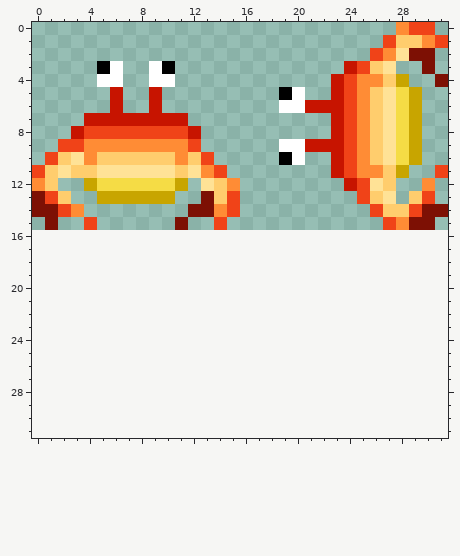
Pixel-art file -- enemies.aseprite. The picture above is the old version.
32x16 pixels, 1 frame. The old version is drawn lined up with the new one, on the new canvas.
After the commit:
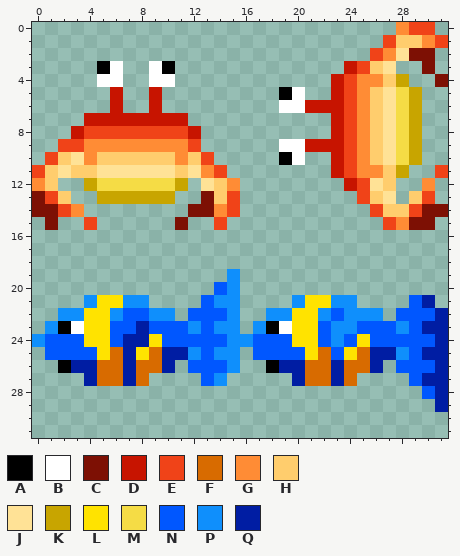
Palette (. is transparent): A #000000  B #ffffff  C #7d1004  D #c71400  E #f04318  F #d86b00  G #ff8c35  H #ffcd6d  J #ffe296  K #c8a500  L #ffe300  M #f5dc45  N #0057ff  P #0f8ffc  Q #001da3
Difference:
canvas 32x16 -> 32x32
The author put colour A in row 23 at x 2 and 18; in row 26 at x 2 and 18.
The author put colour B in row 23 at x 3 and 19.
The author put colour F in row 25 at x 6, 9, 22 and 25; in row 26 at x 5 to 6, 8 to 9, 21 to 22 and 24 to 25; in row 27 at x 5 to 6, 8, 21 to 22 and 24.
The author put colour L in row 21 at x 5 to 6 and 21 to 22; in rows 22 to 23 at x 4 to 5 and 20 to 21; in row 24 at x 4 to 5, 9, 20 to 21 and 25; in row 25 at x 5, 8, 21 and 24.
The author put colour N in row 20 at x 14; in row 21 at x 13 and 29; in row 22 at x 7 to 8, 12 to 14, 23 and 28 to 30; in row 23 at x 6 to 7, 9 to 11, 13, 22, 25 to 27 and 29; in row 24 at x 1 to 3, 6, 10 to 14, 17 to 19, 22, 24 and 26 to 30; in row 25 at x 1 to 4, 13, 17 to 20, 23 and 29.
The author put colour N in row 26 at x 12 to 14 and 28 to 30; in row 27 at x 13 and 29; in row 28 at x 30.
The author put colour P in rows 19 to 20 at x 15; in row 21 at x 4, 7 to 8, 14 to 15, 20 and 23 to 24; in row 22 at x 2 to 3, 6, 9 to 10, 15, 18 to 19, 22 and 24 to 26; in row 23 at x 1, 12, 14 to 15, 17, 23 to 24 and 28; in row 24 at x 0, 15 to 16 and 23; in row 25 at x 12, 14 to 15 and 28.
The author put colour P in row 26 at x 15; in row 27 at x 14.
The author put colour Q in row 21 at x 30; in row 22 at x 31; in row 23 at x 8 and 30 to 31; in row 24 at x 7 to 8 and 31; in row 25 at x 7, 10 to 11, 26 to 27 and 30 to 31; in row 26 at x 3 to 4, 7, 10, 19 to 20, 23, 26 and 31.
The author put colour Q in row 27 at x 4, 7, 20, 23 and 30 to 31; in rows 28 to 29 at x 31.
Changed places in both pictures, as pixel boxes (x1, y1, x2, y2):
added: (32, 269, 448, 412)
